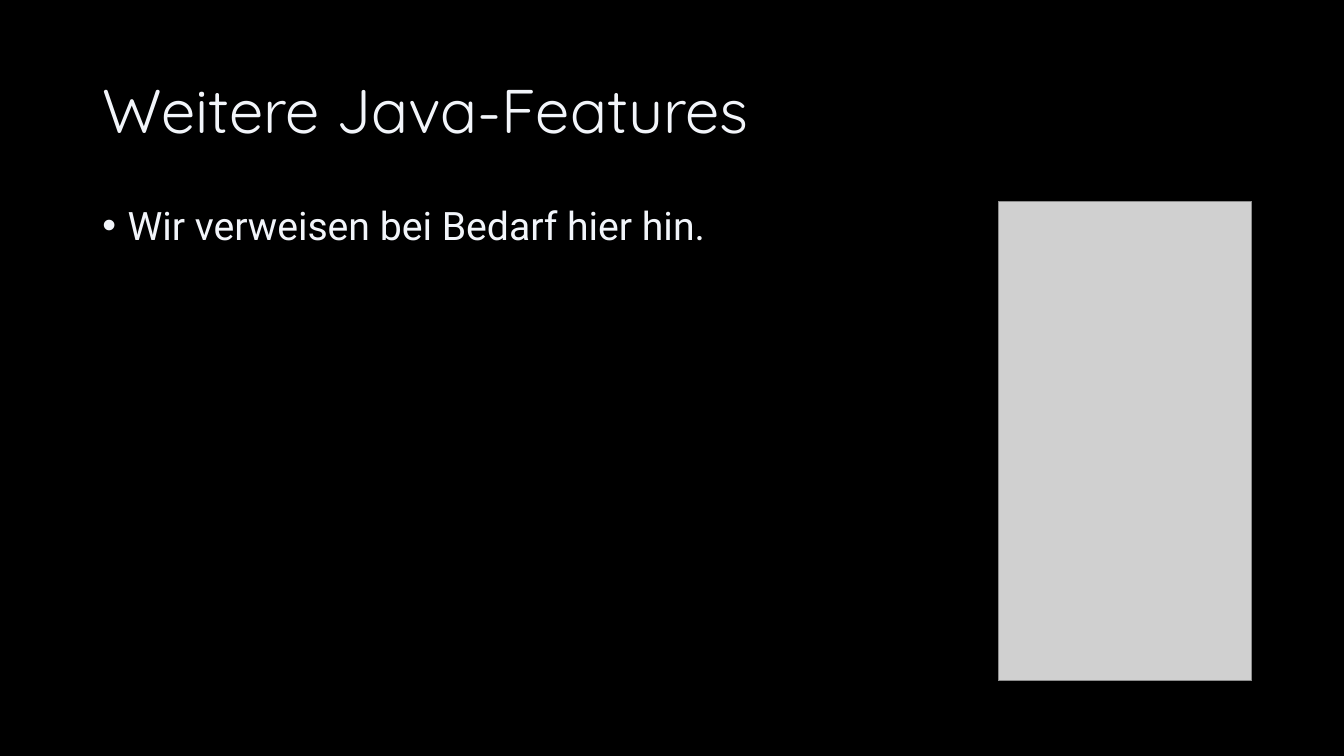
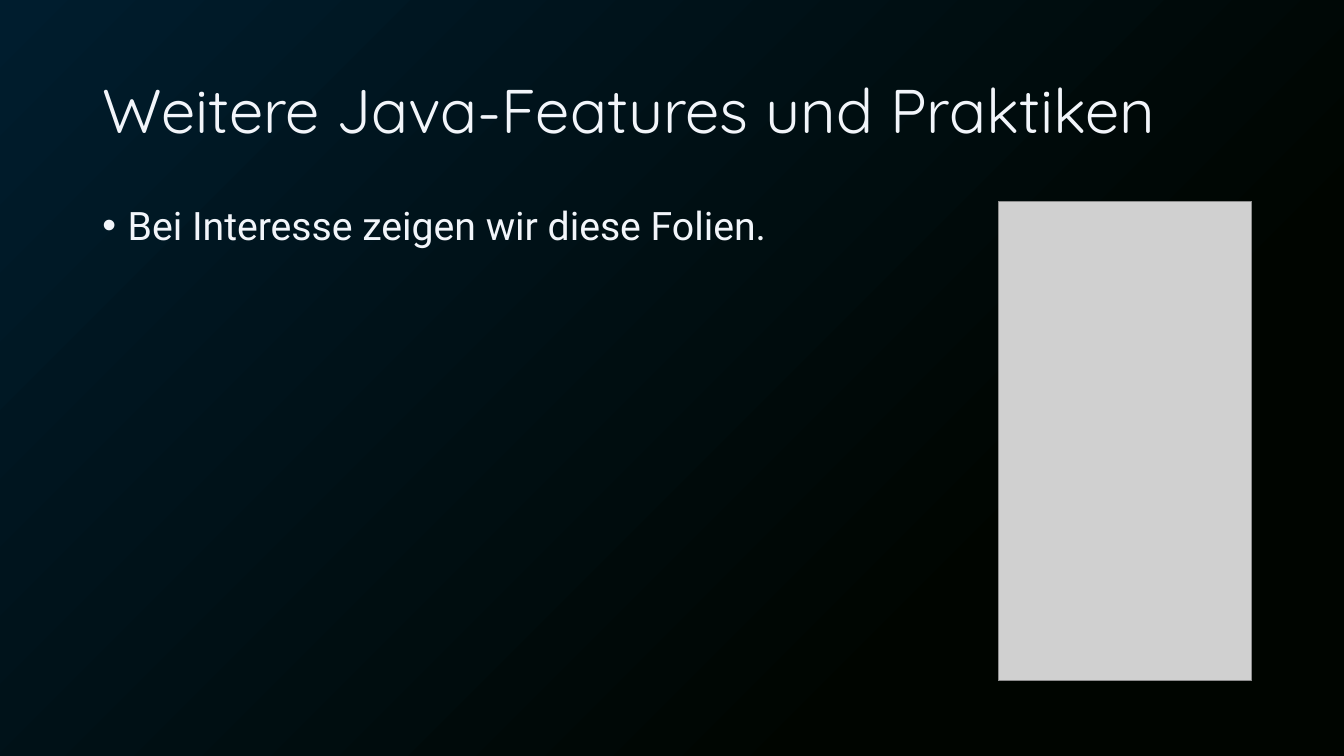
Before and after one commit to Cactusroot/Java, a slide deck: slide 101 of src/Java.pptx (slide 102 before the commit). Drawn at 1344x756 pixels with LibreOffice and Linux fonts; fonts in the diff are those of the drawing; grey boxes stand for pictures. Boxes give left, top, right and bottom in pixels: in the first picture for what was removed or moved away, otherwise in the second. Text is boxed around its words. In the diff, an @@ line names an element or a change of style, - is before the commit and + after.

```diff
--- a/src/Java.pptx
+++ b/src/Java.pptx
@@ background #000000 to gradient #001D2E to #000500 @@
@@ title at (102,87,1155,134): text changed @@
-Weitere Java-Features
+Weitere Java-Features und Praktiken
@@ text at (128,210,766,248): text changed @@
-• Wir verweisen bei Bedarf hier hin.
+• Bei Interesse zeigen wir diese Folien.
```
Also in this commit, not shown: 108 other slides changed, 4 slides added, 1 slide removed, 1 other file.
